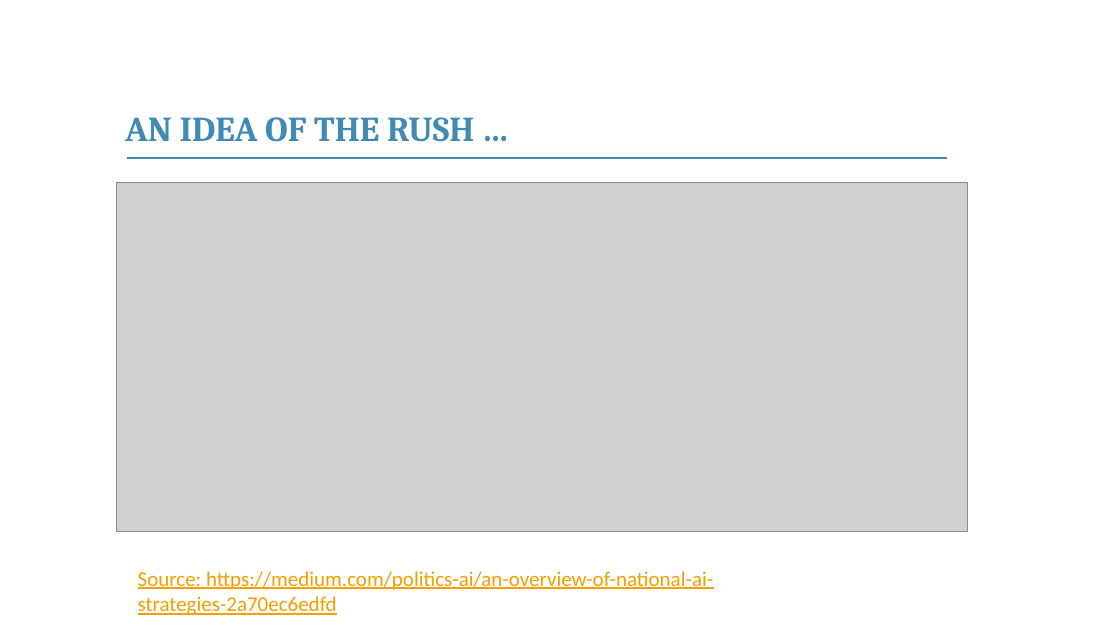
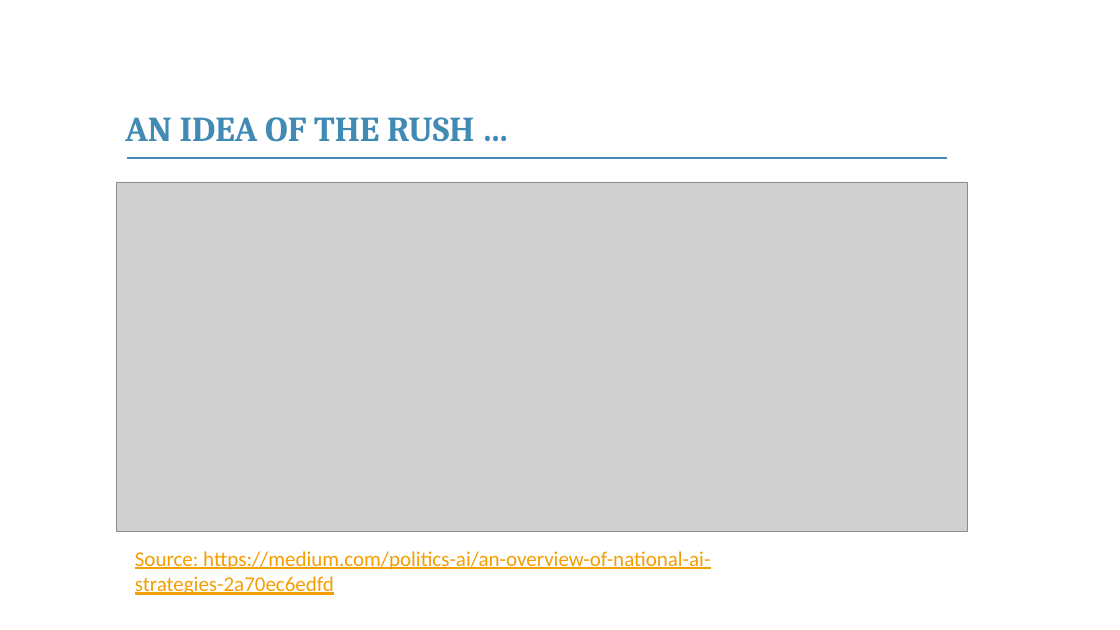
Before and after one commit to franckalbinet/itu-eaco-zanzibar-12-2018, a slide deck: slide 32 of presentations/session-4-intro-to-ai.pptx. Drawn at 1120x630 pixels with LibreOffice and Linux fonts; fonts in the diff are those of the drawing; grey boxes stand for pictures; background and template pictures are left out. Boxes give left, top, right and bottom in pixels: in the first picture for what was removed or moved away, otherwise in the second. Text is boxed around its words. In the diff, an @@ line names an element or a change of style, - is before the commit and + after.

```diff
--- a/presentations/session-4-intro-to-ai.pptx
+++ b/presentations/session-4-intro-to-ai.pptx
@@ text "Source: https://medium.com/politics-ai/an-overview-of-nation ..." moved from (x1=138, y1=571, x2=713, y2=615) to (x1=135, y1=551, x2=710, y2=595) @@
```
Also in this commit, not shown: 2 other slides changed, 2 slides added, 1 slide removed, 1 other file.
